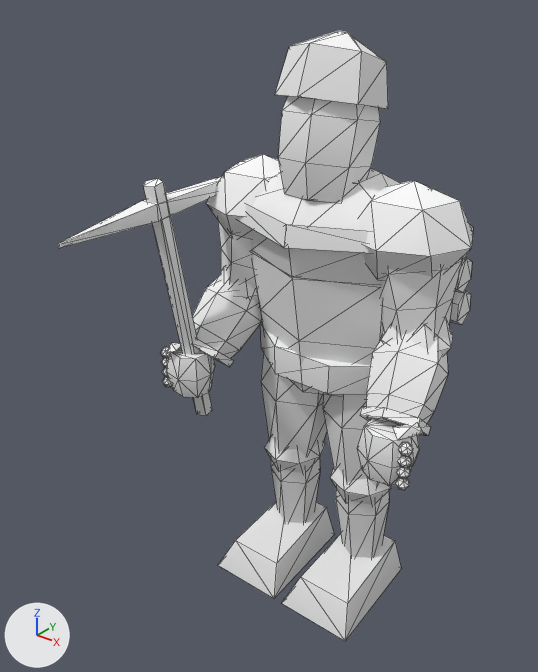
Renders of the glTF model client/public/assets/models/worker.glb from each side of a commit.
Before and after are seen from a 50 mm lens placed at (0.986, -1.516, 1.631), pointed at (-0.076, -0.188, 0.808). Arrows for +X, +Y and +Z are at lower left; the lights stay in place. The picture after the commit comes second. Mesh edges are drawn as thin lines. Vertices at exactly the same position are counted once.

In view in the first picture: 'worker'.
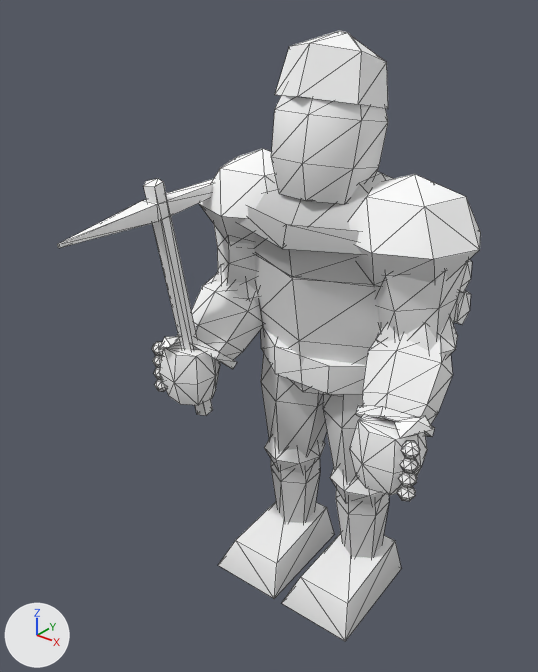
Where the change shows, as pixel boxes (x1, y1, x2, y2) in the pictures (538 x 672 px; the box of a moved part takes in the faces that stretch with it):
'worker', reshaped
    before: (57, 30, 473, 642)
    after: (57, 30, 481, 642)
part 1 of me_worker, moved or reshaped
    before: (359, 181, 473, 280)
    after: (349, 174, 481, 286)
part 2 of me_worker, moved or reshaped
    before: (378, 258, 462, 338)
    after: (373, 261, 468, 339)
part 3 of me_worker, moved or reshaped
    before: (206, 154, 281, 238)
    after: (199, 149, 275, 244)
part 4 of me_worker, moved or reshaped
    before: (218, 221, 257, 291)
    after: (214, 225, 258, 292)
part 5 of me_worker, moved or reshaped
    before: (166, 347, 215, 398)
    after: (159, 339, 220, 405)
part 6 of me_worker, moved or reshaped
    before: (163, 377, 172, 387)
    after: (155, 379, 166, 392)
part 7 of me_worker, moved or reshaped
    before: (162, 368, 169, 378)
    after: (154, 367, 162, 380)
part 8 of me_worker, moved or reshaped
    before: (161, 358, 169, 368)
    after: (153, 355, 162, 368)
part 9 of me_worker, moved or reshaped
    before: (161, 347, 170, 358)
    after: (152, 342, 164, 356)
part 10 of me_worker, moved or reshaped
    before: (166, 343, 181, 354)
    after: (159, 336, 179, 350)
part 11 of me_worker, moved or reshaped
    before: (357, 418, 419, 486)
    after: (350, 414, 427, 495)
part 12 of me_worker, moved or reshaped
    before: (395, 477, 410, 490)
    after: (397, 484, 416, 501)
part 13 of me_worker, moved or reshaped
    before: (396, 467, 411, 479)
    after: (398, 472, 417, 488)
part 14 of me_worker, moved or reshaped
    before: (397, 455, 412, 468)
    after: (400, 456, 419, 474)
part 15 of me_worker, moved or reshaped
    before: (398, 442, 413, 457)
    after: (401, 441, 420, 459)
part 16 of me_worker, moved or reshaped
    before: (393, 424, 423, 440)
    after: (395, 416, 433, 438)
part 17 of me_worker, moved or reshaped
    before: (284, 174, 453, 436)
    after: (282, 174, 458, 437)
part 18 of me_worker, moved or reshaped
    before: (193, 172, 302, 367)
    after: (177, 176, 301, 369)
part 19 of me_worker, moved or reshaped
    before: (278, 96, 381, 203)
    after: (271, 93, 388, 204)
part 20 of me_worker, recoloured
    before: (57, 53, 473, 607)
    after: (57, 53, 481, 607)

Patch to the scene script:
```diff
--- a/client/public/assets/models/worker.glb.py
+++ b/client/public/assets/models/worker.glb.py
@@ me_worker @@
 # used by ob_worker; location = (0.0, 0.0, 0.0)
-me_worker.from_pydata(...)  # 715 vertices, 1270 faces; spans x -0.39..0.39, y -0.62..0.3, z 0.0..1.52
+me_worker.from_pydata(...)  # 715 vertices, 1270 faces; spans x -0.41..0.41, y -0.62..0.3, z 0.0..1.52
+# me_worker part 1: the loose piece of 20 vertices spanning x 0.06..0.37, y -0.18..0.11, z 0.97..1.22 is scaled about its middle by 1.12
+# me_worker part 2: the loose piece of 24 vertices spanning x 0.12..0.33, y -0.15..0.07, z 0.84..1.11 is scaled about its middle by (1.11, 1.12, 1)
+# me_worker part 3: the loose piece of 20 vertices spanning x -0.37..-0.06, y -0.18..0.11, z 0.97..1.22 is scaled about its middle by 1.12
+# me_worker part 4: the loose piece of 24 vertices spanning x -0.33..-0.12, y -0.15..0.07, z 0.84..1.11 is scaled about its middle by (1.11, 1.12, 1)
+# me_worker part 5: the loose piece of 24 vertices spanning x -0.38..-0.25, y -0.3..-0.16, z 0.59..0.71 is scaled about its middle by 1.25
+# me_worker part 6: the loose piece of 20 vertices spanning x -0.39..-0.35, y -0.29..-0.25, z 0.59..0.63 is moved by (-0.02, -0.01, -0.01)
+# me_worker part 7: the loose piece of 20 vertices spanning x -0.39..-0.35, y -0.29..-0.25, z 0.62..0.66 is moved by (-0.02, -0.01, 0.0)
+# me_worker part 8: the loose piece of 20 vertices spanning x -0.39..-0.35, y -0.29..-0.25, z 0.65..0.69 is moved by (-0.02, -0.01, 0.0)
+# me_worker part 9: the loose piece of 20 vertices spanning x -0.39..-0.35, y -0.29..-0.25, z 0.68..0.72 is moved by (-0.02, -0.01, 0.01)
+# me_worker part 10: the loose piece of 5 vertices spanning x -0.37..-0.31, y -0.31..-0.24, z 0.72..0.74 is moved by (-0.01, -0.01, 0.02)
+# me_worker part 11: the loose piece of 24 vertices spanning x 0.25..0.38, y -0.3..-0.16, z 0.59..0.71 is scaled about its middle by 1.25
+# me_worker part 12: the loose piece of 20 vertices spanning x 0.35..0.39, y -0.29..-0.25, z 0.59..0.63 is moved by (0.02, -0.01, -0.01)
+# me_worker part 13: the loose piece of 20 vertices spanning x 0.35..0.39, y -0.29..-0.25, z 0.62..0.66 is moved by (0.02, -0.01, 0.0)
+# me_worker part 14: the loose piece of 20 vertices spanning x 0.35..0.39, y -0.29..-0.25, z 0.65..0.69 is moved by (0.02, -0.01, 0.0)
+# me_worker part 15: the loose piece of 20 vertices spanning x 0.35..0.39, y -0.29..-0.25, z 0.68..0.72 is moved by (0.02, -0.01, 0.01)
+# me_worker part 16: the loose piece of 5 vertices spanning x 0.32..0.38, y -0.27..-0.2, z 0.72..0.74 is moved by (0.01, 0.0, 0.02)
+# me_worker part 17: 58 of 715 vertices moved; they spanned x 0.18..0.37, y -0.25..0.08, z 0.64..1.14 and now span x 0.17..0.38, y -0.26..0.08, z 0.64..1.14; mean shift (0.0, 0.0, 0.0); largest move (0.3, 0.06, 1.13) -> (0.32, 0.06, 1.13)
+# me_worker part 18: 58 of 715 vertices moved; they spanned x -0.37..-0.18, y -0.25..0.08, z 0.64..1.14 and now span x -0.38..-0.17, y -0.26..0.08, z 0.64..1.14; mean shift (0.0, 0.0, 0.0); largest move (-0.3, 0.06, 1.13) -> (-0.32, 0.06, 1.13)
+# me_worker part 19: 35 of 715 vertices moved; they spanned x -0.11..0.1, y -0.18..0.05, z 1.15..1.42 and now span x -0.13..0.12, y -0.2..0.07, z 1.15..1.46; mean shift (0.0, 0.0, 0.01); largest move (0.01, -0.01, 1.42) -> (0.01, 0.0, 1.46)
+# me_worker part 20: 1145 kept faces spanning x -0.41..0.41, y -0.62..0.3, z 0.0..1.52 get new vertex colours
 me_worker.materials.append(mat_palette)
```
